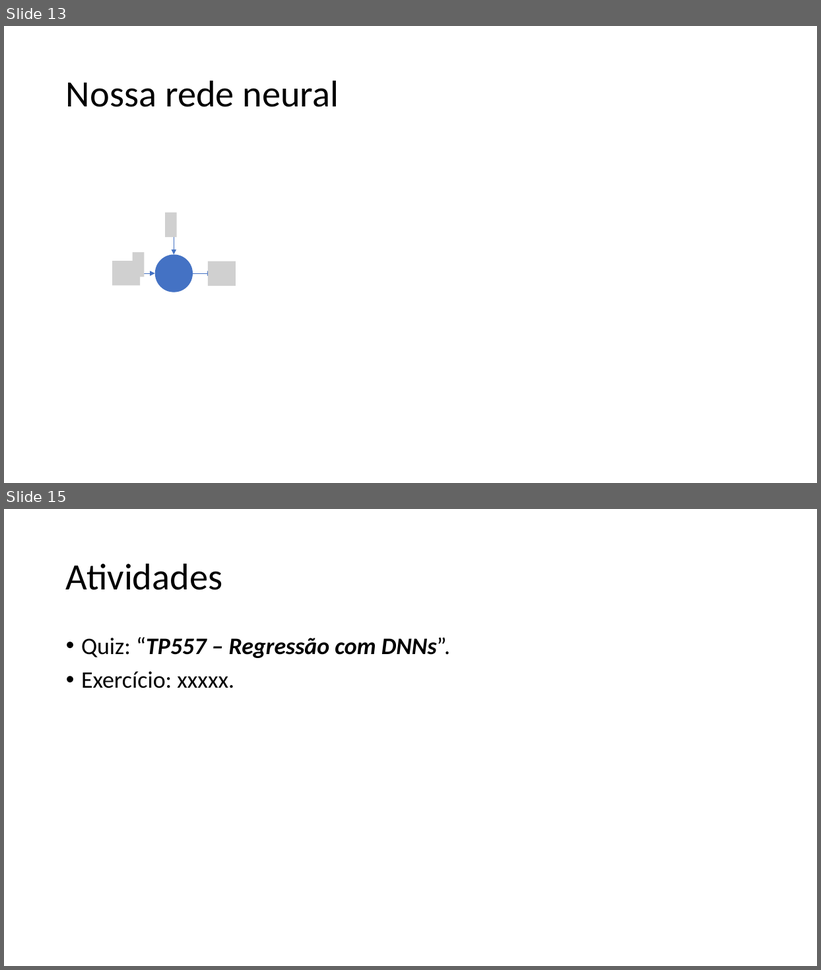
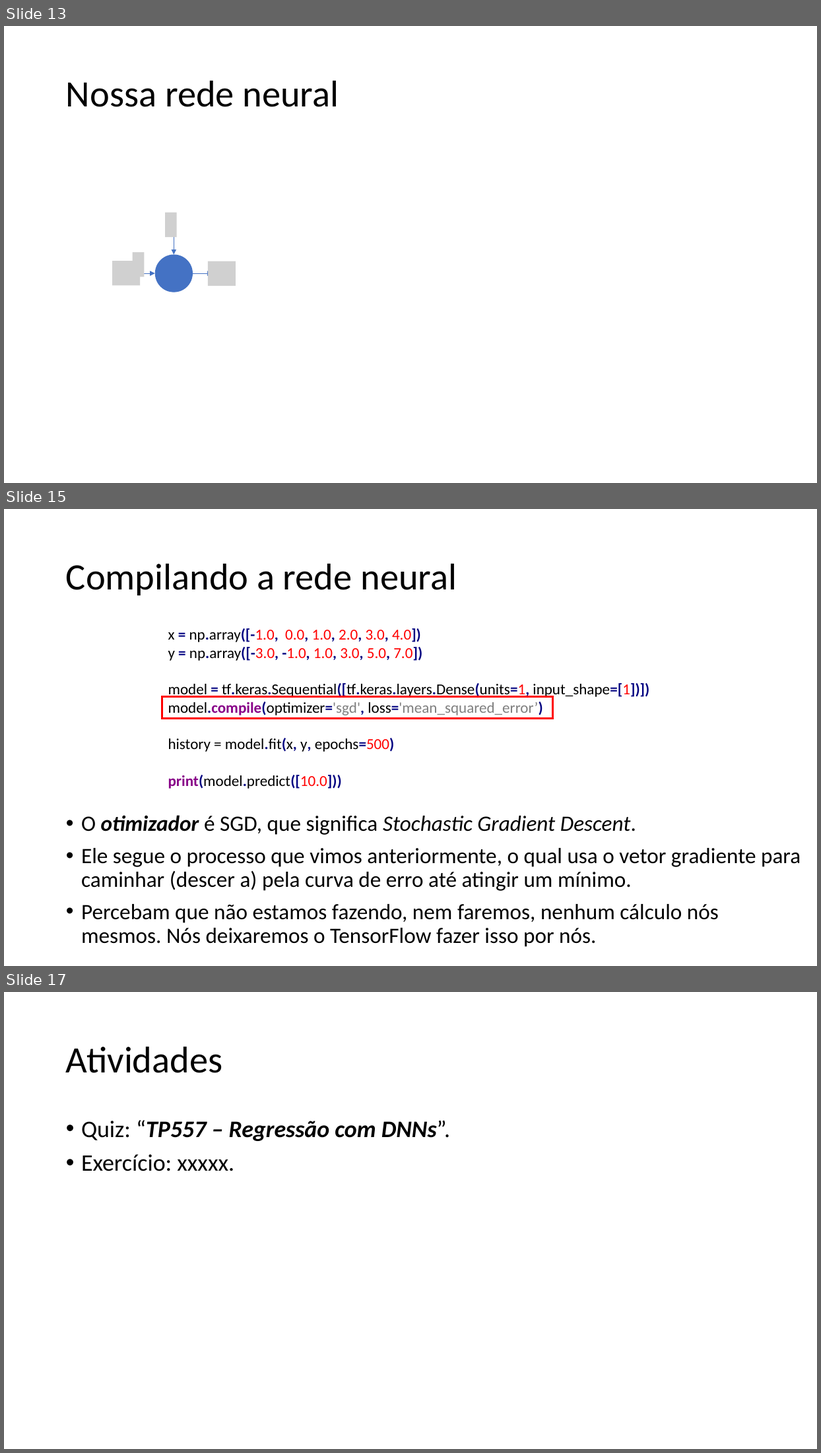
Before and after one commit to zz4fap/tp557-iot-ml, a slide deck: slides/TP557_7_Regressão_com_DNNs.pptx. Shown one above the other, each under a label of ours: slides 13 and 15 before the commit, slides 13, 15 and 17 after it; the slides between them are not shown. The pictures are 821x970 and 821x1453 pixels, drawn with LibreOffice and Linux fonts; fonts in the diff are those of the drawing; grey boxes stand for pictures. Boxes give left, top, right and bottom in pixels: in the first picture for what was removed or moved away, otherwise in the second. Text is boxed around its words. In the diff, an @@ line names an element or a change of style, - is before the commit and + after.

```diff
--- a/slides/TP557_7_Regressão_com_DNNs.pptx
+++ b/slides/TP557_7_Regressão_com_DNNs.pptx
@@ slide 15 added at (4,509,817,966), background #FFFFFF @@
@@ title added at (66,563,457,595), 44 pt, text #000000 @@
+Compilando a rede neural
@@ text added at (168,628,649,789), 18 pt, text #000000 @@
+x = np.array([-1.0, 0.0, 1.0, 2.0, 3.0, 4.0])
+y = np.array([-3.0, -1.0, 1.0, 3.0, 5.0, 7.0])
+model = tf.keras.Sequential([tf.keras.layers.Dense(units=1, input_shape=[1])])
+model.compile(optimizer='sgd', loss='mean_squared_error’)
+history = model.fit(x, y, epochs=500)
+print(model.predict([10.0]))
@@ rectangle added at (162,697,553,718), outline #FF0000 2.25 pt @@
@@ text added at (81,815,801,947), 25.9 pt, text #000000 @@
+• O otimizador é SGD, que significa Stochastic Gradient Descent.
+• Ele segue o processo que vimos anteriormente, o qual usa o vetor gradiente para caminhar (descer a) pela curva de erro até atingir um mínimo.
+• Percebam que não estamos fazendo, nem faremos, nenhum cálculo nós mesmos. Nós deixaremos o TensorFlow fazer isso por nós.
@@ what was slide 15 is now slide 17 @@
```
Also in this commit, not shown: 2 slides changed, 1 other slide added.
